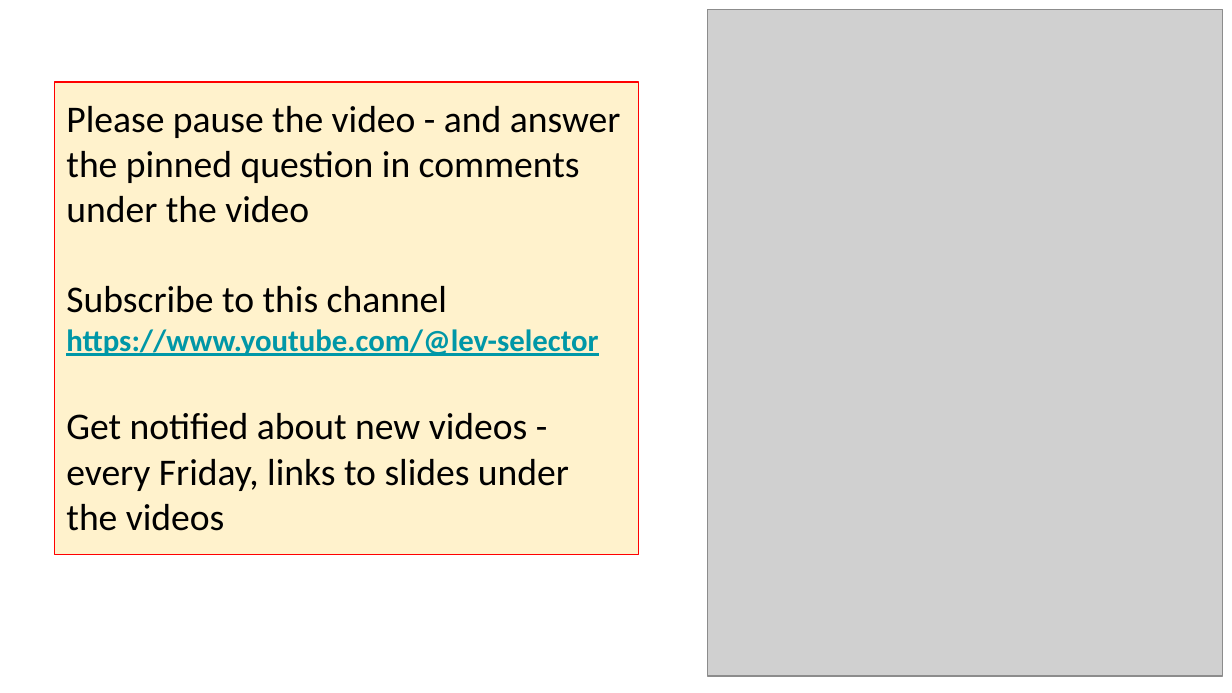
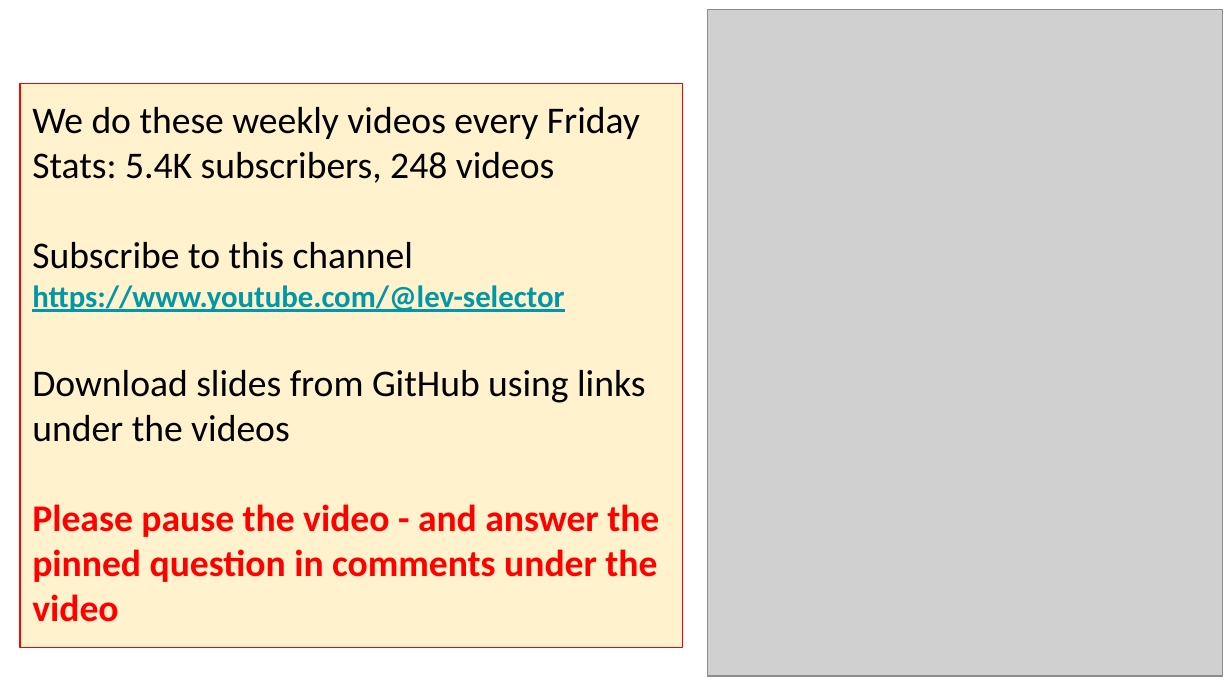
Before and after one commit to lselector/seminar, a slide deck: slide 6 of 2025/2025-10-10-AI-Updates.pptx (slide 7 before the commit). Drawn at 1232x693 pixels with LibreOffice and Linux fonts; fonts in the diff are those of the drawing; grey boxes stand for pictures. Boxes give left, top, right and bottom in pixels: in the first picture for what was removed or moved away, otherwise in the second. Text is boxed around its words. In the diff, an @@ line names an element or a change of style, - is before the commit and + after.

```diff
--- a/2025/2025-10-10-AI-Updates.pptx
+++ b/2025/2025-10-10-AI-Updates.pptx
@@ rectangle "We do these weekly videos ...": place and size @@
-rectangle "We do these weekly videos ..." at [54,83,638,556]
+rectangle "We do these weekly videos ..." at [20,84,683,648]
@@ text in rectangle at [32,107,640,183]: text changed @@
-Please pause the video - and answer the pinned question in comments under the video
+We do these weekly videos every Friday
+Stats: 5.4K subscribers, 248 videos
@@ text in rectangle at [32,370,659,622]: text changed; text colour #000000 to #FF0000; bold on @@
-Get notified about new videos - every Friday, links to slides under the videos
+Download slides from GitHub using links under the videos
+Please pause the video - and answer the pinned question in comments under the video
```
Also in this commit, not shown: 6 other slides changed, 2 slides added, 1 slide removed.
